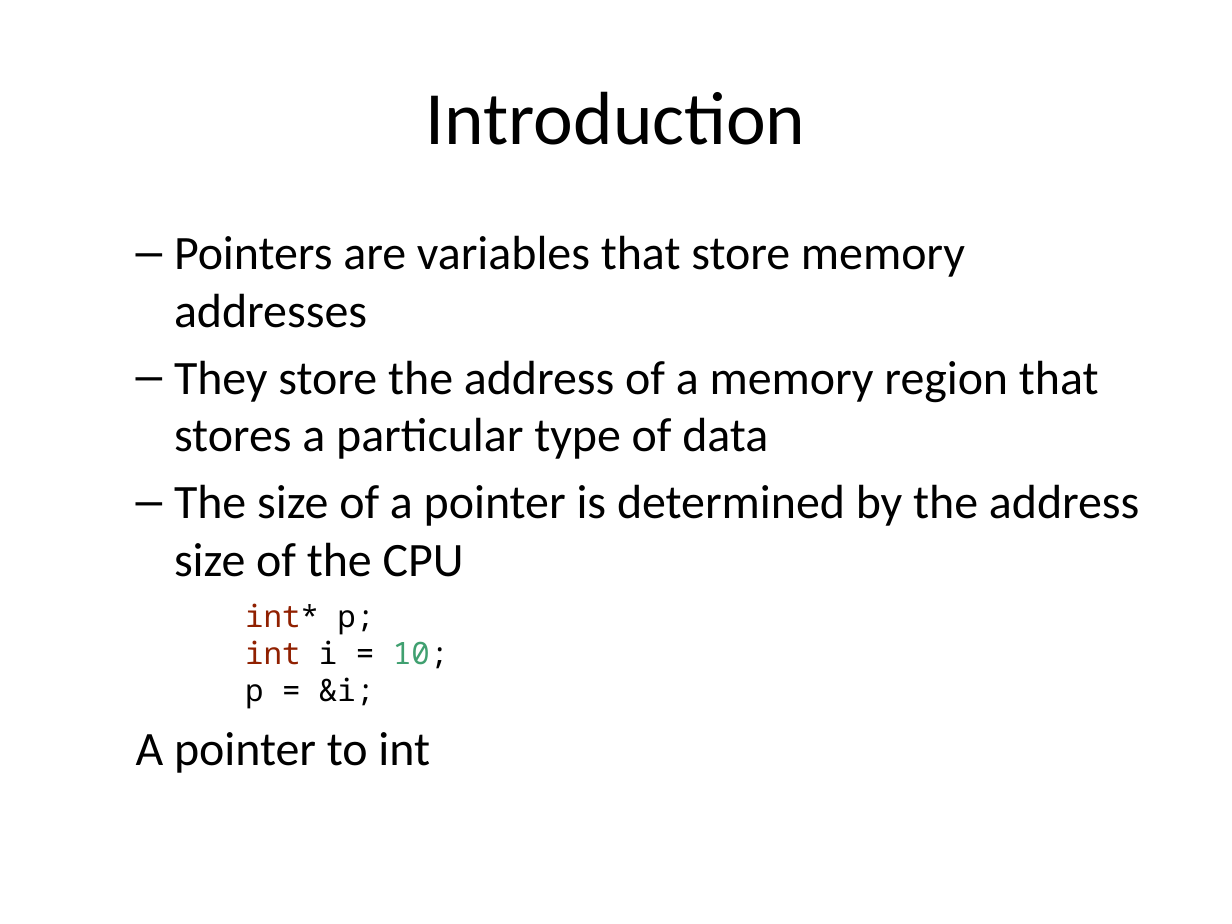
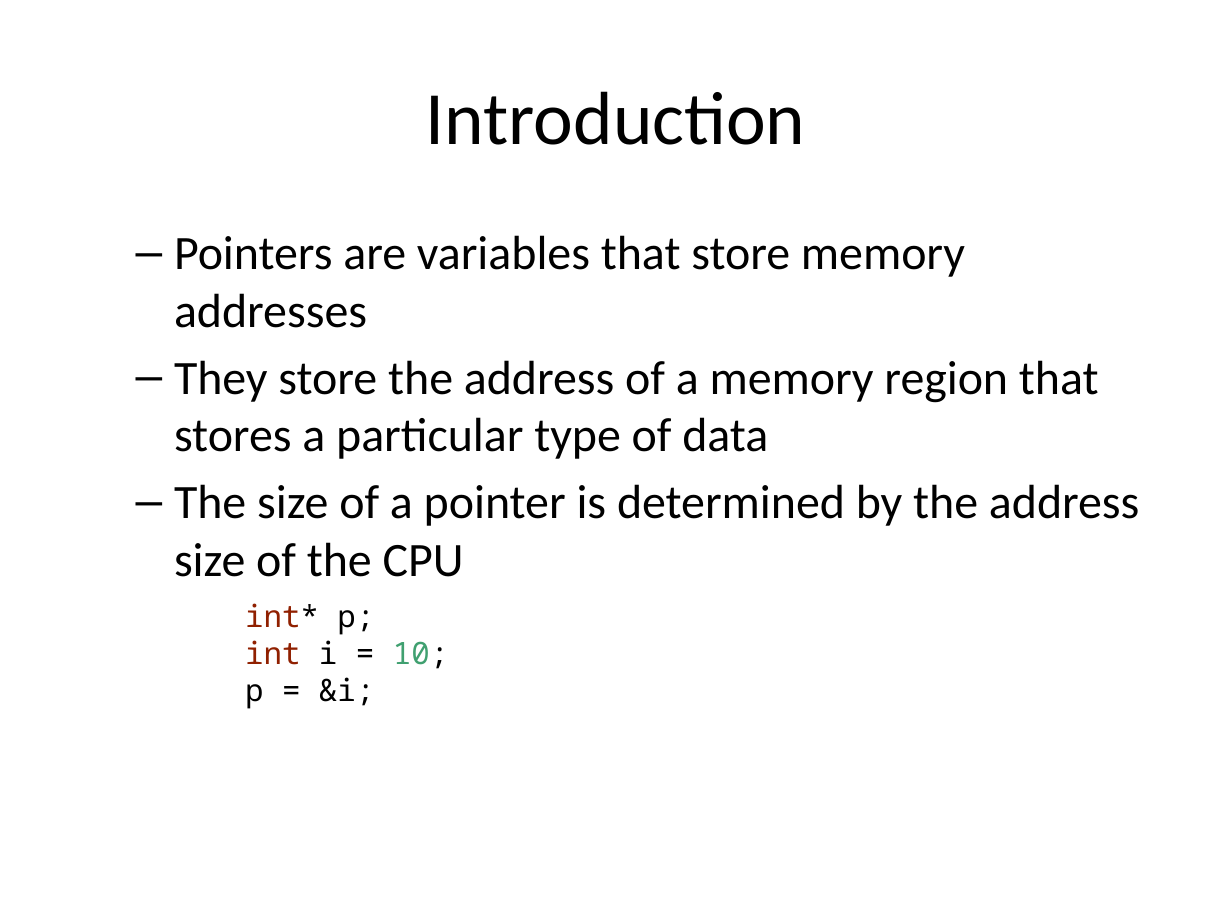
Before and after one commit to tewarid/course-c, a slide deck: slide 89 of slides.pptx (slide 87 before the commit). Drawn at 1232x924 pixels with LibreOffice and Linux fonts; fonts in the diff are those of the drawing. Boxes give left, top, right and bottom in pixels: in the first picture for what was removed or moved away, otherwise in the second. Text is boxed around its words. In the diff, an @@ line names an element or a change of style, - is before the commit and + after.

```diff
--- a/slides.pptx
+++ b/slides.pptx
@@ text at (x1=136, y1=732, x2=430, y2=773): paragraph removed @@
-  A pointer to int
```
Also in this commit, not shown: 8 other slides changed, 2 slides added, 2 slides removed, 14 other files.
